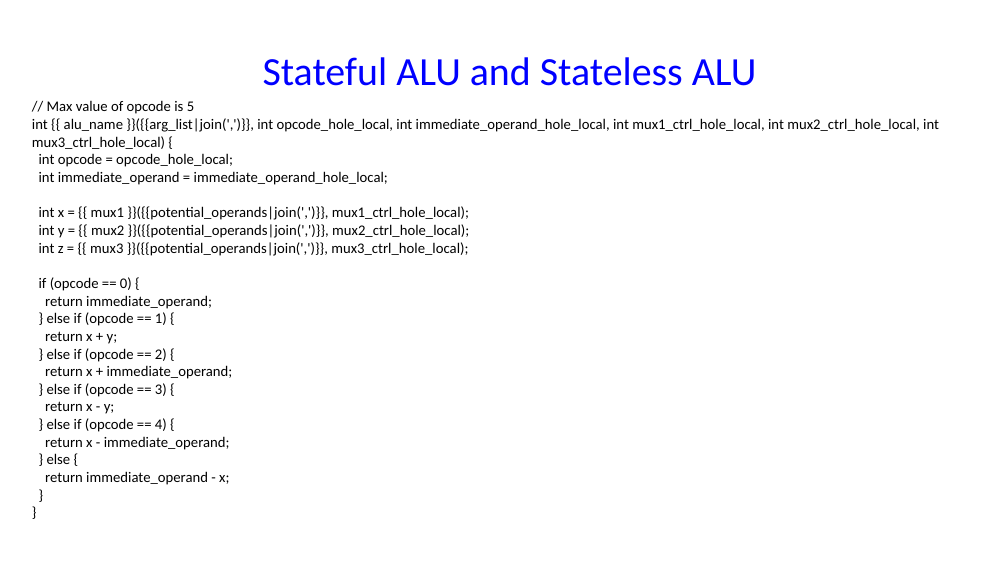
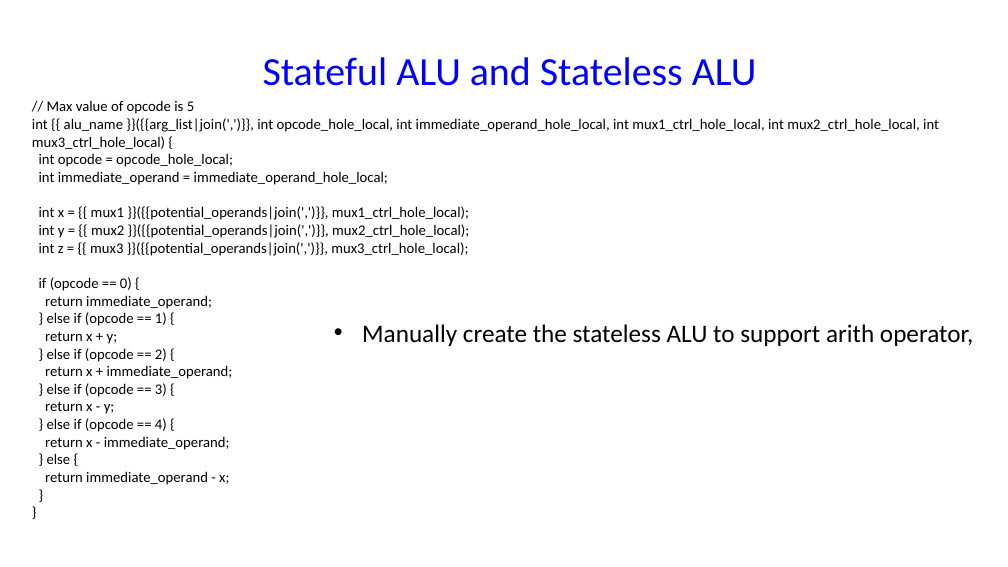
Before and after one commit to chipmunk-project/chipmunk_talk, a slide deck: slide 8 of HotNets_talk.pptx. Drawn at 1008x567 pixels with LibreOffice and Linux fonts; fonts in the diff are those of the drawing. Boxes give left, top, right and bottom in pixels: in the first picture for what was removed or moved away, otherwise in the second. Text is boxed around its words. In the diff, an @@ line names an element or a change of style, - is before the commit and + after.

```diff
--- a/HotNets_talk.pptx
+++ b/HotNets_talk.pptx
@@ text added at [362, 324, 973, 346], 24 pt, text #000000 @@
+• Manually create the stateless ALU to support arith operator,
```
Also in this commit, not shown: 7 other slides changed, 1 slide added, 1 other file.
